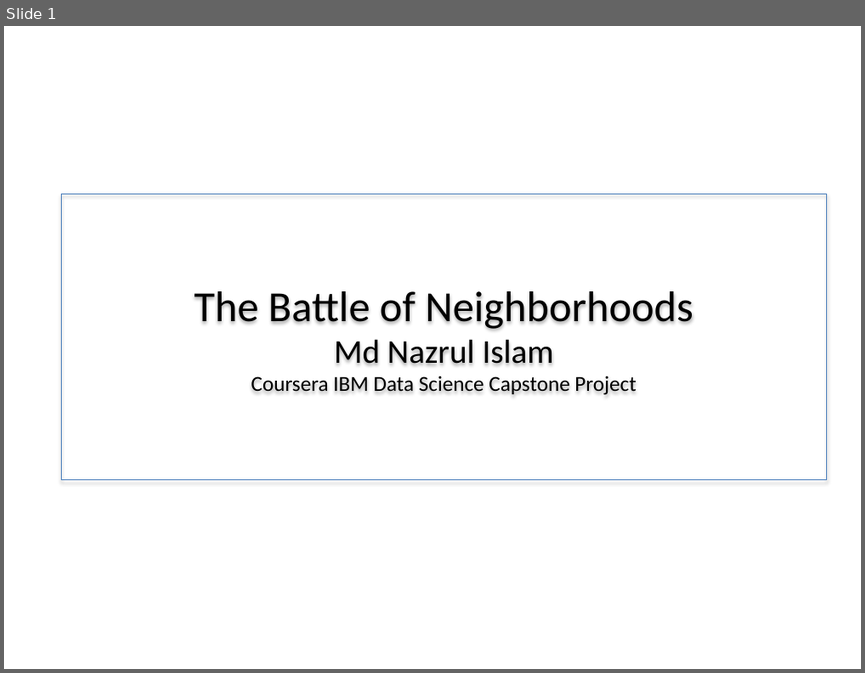
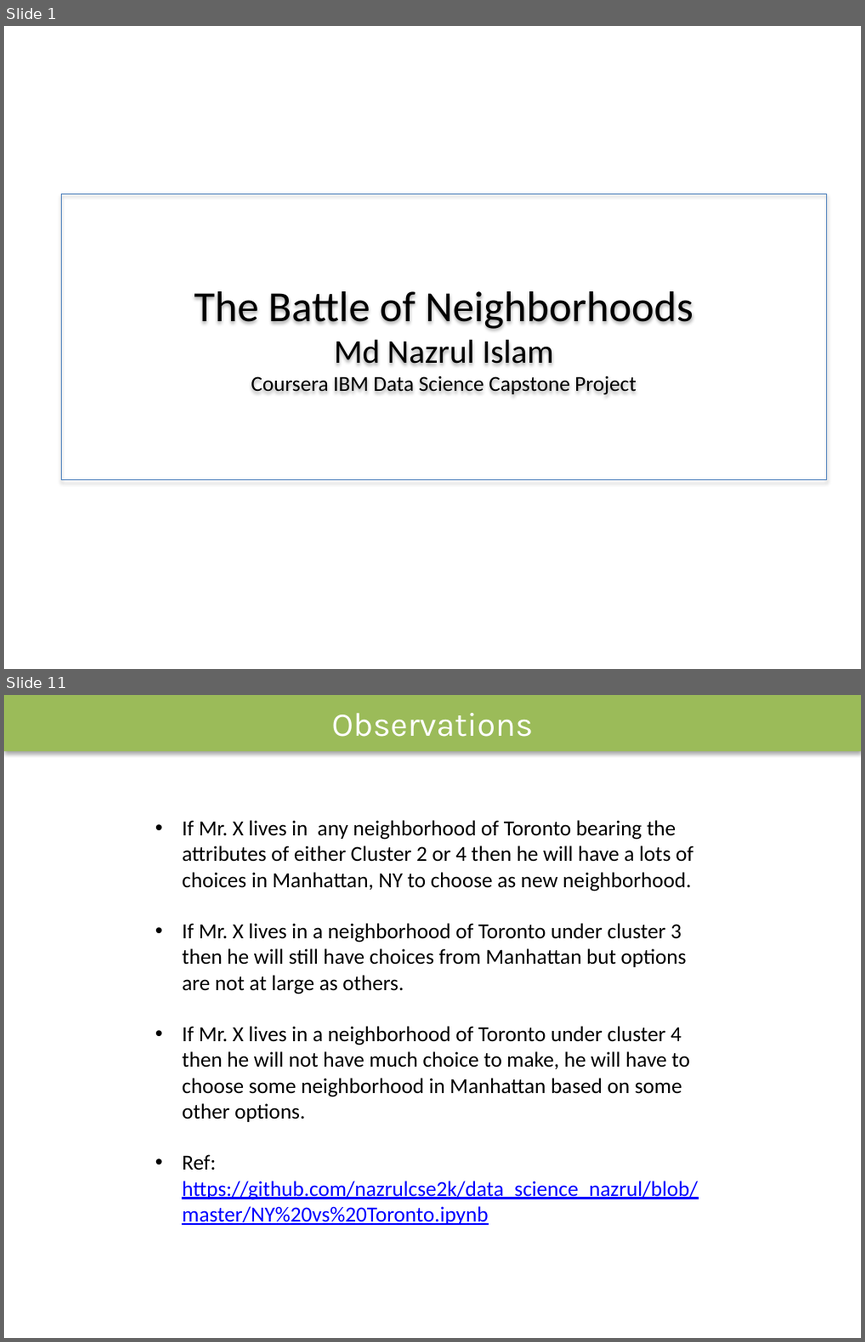
Before and after one commit to nazrulcse2k/data_science_nazrul, a slide deck: The Battle of Neighborhoods.pptx. Shown one above the other, each under a label of ours: slide 1 before the commit, slides 1 and 11 after it; the slides between them are not shown. The pictures are 865x673 and 865x1342 pixels, drawn with LibreOffice and Linux fonts; fonts in the diff are those of the drawing. Boxes give left, top, right and bottom in pixels: in the first picture for what was removed or moved away, otherwise in the second. Text is boxed around its words. In the diff, an @@ line names an element or a change of style, - is before the commit and + after.

```diff
--- a/The Battle of Neighborhoods.pptx
+++ b/The Battle of Neighborhoods.pptx
@@ slide 11 added at (4, 695, 861, 1338), background #FFFFFF @@
@@ rectangle added at (4, 695, 861, 752), fill #9BBB59, 28 pt, text #FFFFFF @@
+Observations
@@ text added at (182, 820, 698, 1225), 18 pt, text #000000 @@
+• If Mr. X lives in any neighborhood of Toronto bearing the attributes of either Cluster 2 or 4 then he will have a lots of choices in Manhattan, NY to choose as new neighborhood.
+• If Mr. X lives in a neighborhood of Toronto under cluster 3 then he will still have choices from Manhattan but options are not at large as others.
+• If Mr. X lives in a neighborhood of Toronto under cluster 4 then he will not have much choice to make, he will have to choose some neighborhood in Manhattan based on some other options.
+• Ref: https://github.com/nazrulcse2k/data_science_nazrul/blob/master/NY%20vs%20Toronto.ipynb
```
Also in this commit, not shown: 5 slides changed, 5 other slides added, 3 other files.
